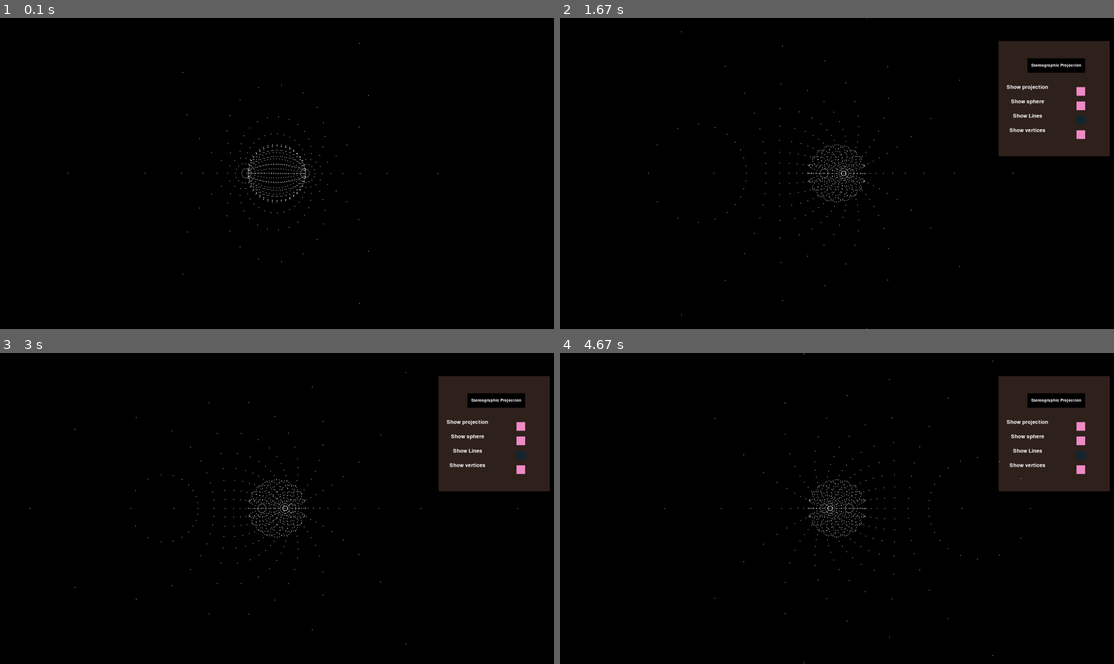
Above: before the commit, frames 1-4 (two rows, left to right).
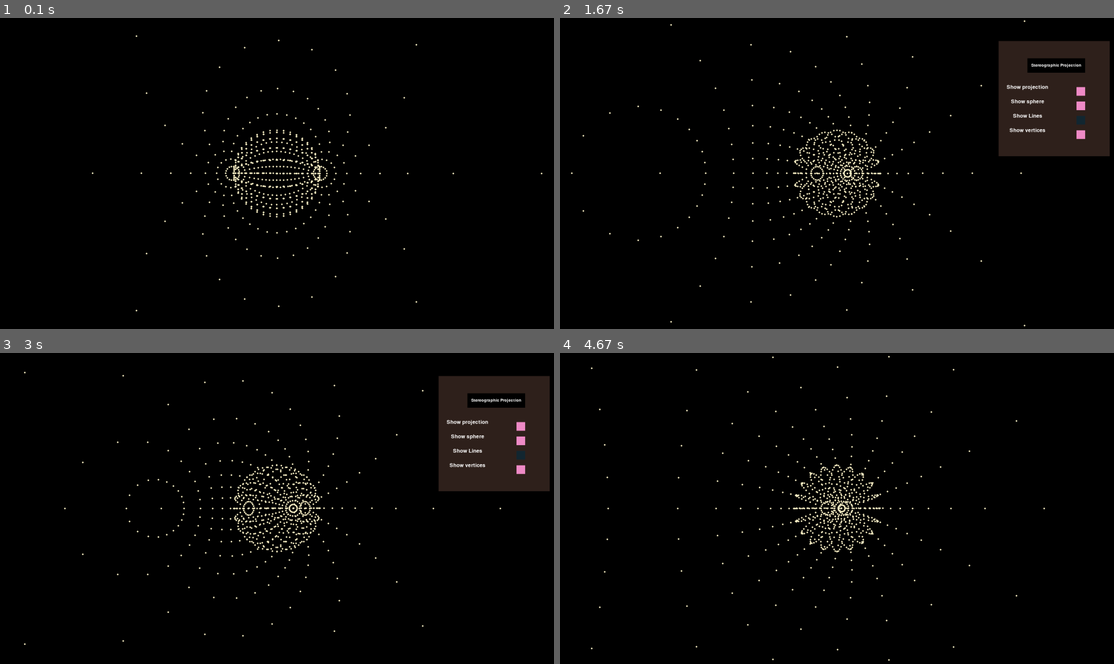
Above: after the commit, the same moments.

Repository: Josephbakulikira/Stereographic-projection-pygame
Game: pygame game, started from main.py
Two runs of this game, one before a commit and one after it. Both use one fixed random seed, a clock stepped at 60 frames per second and the inputs below.
Inputs (mouse positions are in pixels of both pictures, inside the frame that each line leads up to):
- Up to frame 1 (0.1 s): no input
- Up to frame 2 (1.67 s): tap Space at 0.33 s; press the mouse at (1080, 105) at 0.7 s; move the mouse to (1030, 86) at 0.8 s; release the mouse at (975, 70) at 0.93 s; press the mouse at (1080, 92) at 1.03 s; move the mouse to (992, 120) at 1.13 s; release the mouse at (903, 151) at 1.27 s; press the mouse at (1080, 133) at 1.37 s; move the mouse to (864, 95) at 1.47 s; release the mouse at (654, 58) at 1.6 s
- Up to frame 3 (3 s): press the mouse at (520, 440) at 2.2 s; move the mouse to (426, 430) at 2.3 s; release the mouse at (337, 418) at 2.43 s; tap Space at 2.57, 2.9 s
- Up to frame 4 (4.67 s): tap Space at 3.2, 3.4, 3.7, 3.97, 4.3, 4.6 s; move the mouse to (704, 427) at 3.37 s; move the mouse to (997, 533) at 3.93 s; move the mouse to (875, 458) at 4.27 s

The runs differ from the first frame. In frame 1, 1.4% of the frame differs, in the area x 12-98%, y 5-95%; in frame 2, 1.6%; in frame 3, 1.6%; in frame 4, 8.5%, in the area x 5-100%, y 0-100%.

Commit message:
change colors

Diff:
--- a/render.py
+++ b/render.py
@@ -9,11 +9,13 @@
         previous_vertex = None
         previous_projection = None
         for index, vertex in enumerate(polygon.vertices):
+            # apply rotation matrices
             vertex = np.matmul(yRot(theta), vertex.ToMatrix())
-            # vertex = np.matmul(yRot(theta), vertex)
+            # vertex = np.matmul(zRot(theta), vertex)
+            # vertex = np.matmul(xRot(theta), vertex)
             vertex = MatrixToVertex(vertex)
 
-            sphere_scale = 200
+            sphere_scale = 300
             v = vertex.translatetoScreen(-1, 1, 0, sphere_scale)
             # add screen offsets
             x = v.x + setting.width // 2 - sphere_scale//2
@@ -27,7 +29,8 @@
             s_x = stereo_projection[0] + setting.width//2
             s_y = stereo_projection[1] + setting.height//2
 
-            if previous_vertex and showSphere and showlines:
+
+            if previous_vertex and showSphere and showlines :
 
                 if index % 2:
                     pygame.draw.line(display, setting.blue,
@@ -40,16 +43,16 @@
 
                 if index % 2 == 0:
                     pygame.draw.line(display, setting.blue,
-                                    (s_x, s_y), previous_projection, 1)
+                                    (s_x, s_y), previous_projection, 2)
                 else:
                     pygame.draw.line(display, setting.yellow,
-                                     (s_x, s_y), previous_projection, 1)
+                                     (s_x, s_y), previous_projection, 2)
             previous_vertex = (x, y)
             previous_projection = (s_x, s_y)
 
             # draw projected vertices
             if showStereo and showvertices:
-                pygame.draw.circle(display, setting.white, (s_x, s_y), 1)
+                pygame.draw.circle(display, setting.color1, (s_x, s_y), 3)
             # draw vertices
             if showSphere and showvertices:
-                pygame.draw.circle(display, setting.white, (x, y), 1)
+                pygame.draw.circle(display, setting.color1, (x, y), 3)
--- a/setting.py
+++ b/setting.py
@@ -5,9 +5,13 @@
         self.height = 1080
         self.black = (0, 0, 0)
         self.white = (255, 255, 255)
-        self.yellow = (200, 150, 20)
-        self.blue = (89, 120, 250)
-        self.fps = 60
+        self.yellow = (255, 212, 71)
+        self.blue = (106, 165, 225)
+        self.color1 = (248, 239, 197)
+        self.color2 = (0, 129, 138)
+        self.cyan = (145, 255, 204)
+        self.orange = (255, 171, 140)
+        self.fps = 30
         self.PI = 3.14159265359
         self.TAU = self.PI * 2
 
--- a/utils.py
+++ b/utils.py
@@ -88,6 +88,8 @@
     return polygons
 
 def StereographicProjection(N, S, vertex, scale=1):
+    if vertex.z == 0:
+        return (vertex.x, vertex.y)
     x =  vertex.x/(1-vertex.z)
     y =  vertex.y/(1-vertex.z)
 
